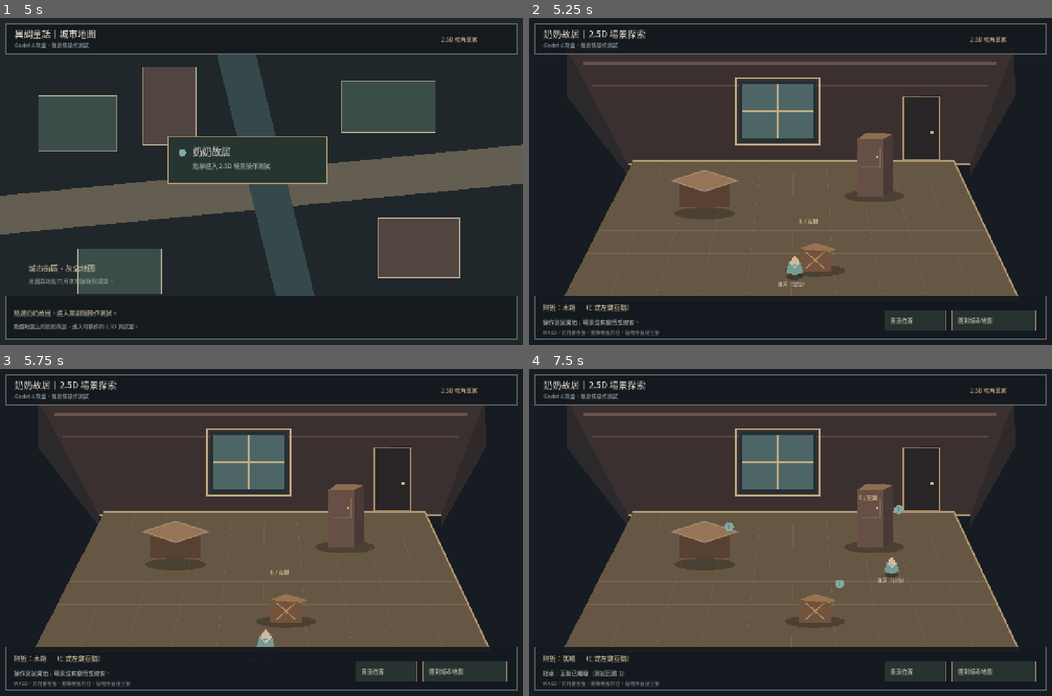
Above: before the commit, frames 1-4 (two rows, left to right).
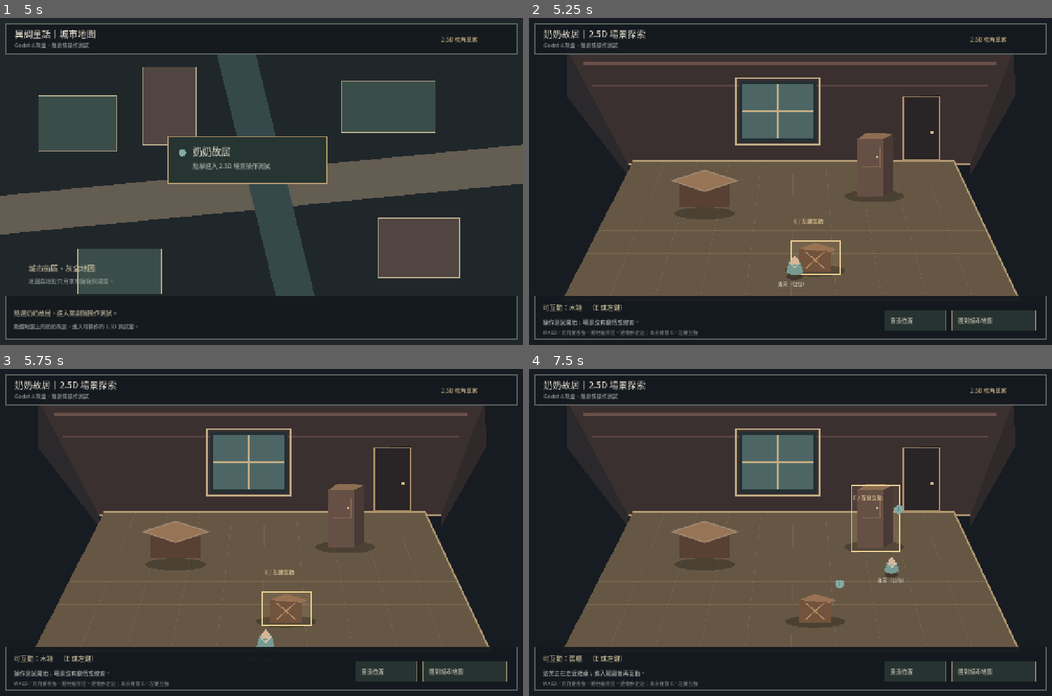
Above: after the commit, the same moments.

Repository: NamamaeMasako/ai-workspace
Game: Godot game, scene res://scenes/GrandmaHouse.tscn
Two runs of this game, one before a commit and one after it. Both use one fixed random seed, a clock stepped at 60 frames per second and the inputs below.
Inputs (mouse positions are in pixels of both pictures, inside the frame that each line leads up to):
- Up to frame 1 (5 s): tap Enter at 0.5, 2, 3.5 s; move the mouse to (376, 165) at 0.52 s; hold D 0.53-1.28 s; tap E every 0.75 s from 0.6 to 4.35 s; click (376, 165) at 0.67 s; tap Space at 1.25, 2.75, 4.25 s; move the mouse to (156, 197) at 1.27 s; hold S 1.28-2.03 s; move the mouse to (313, 109) at 2.02 s; hold D 2.03-2.78 s; move the mouse to (235, 246) at 2.77 s; hold W 2.78-3.53 s; click (235, 246) at 2.92 s; move the mouse to (418, 230) at 3.52 s; hold A from 3.53 s (still down); move the mouse to (104, 132) at 4.27 s
- Up to frame 2 (5.25 s): move the mouse to (816, 181) at 5.02 s; release A at 5.03 s; hold S from 5.03 s (still down); tap E at 5.1 s; click (816, 181) at 5.17 s
- Up to frame 3 (5.75 s): keep holding S
- Up to frame 4 (7.5 s): move the mouse to (712, 450) at 5.77 s; release S at 5.78 s; hold D 5.78-6.53 s; tap E at 5.85, 6.6, 7.35 s; move the mouse to (905, 516) at 6.52 s; hold W 6.53-7.28 s; move the mouse to (685, 548) at 7.27 s; hold D from 7.28 s (still down); click (685, 548) at 7.42 s

Frame 1 is identical in both runs. In frame 2, 0.5% of the frame differs, in the area x 2-60%, y 61-98%; in frame 3, 0.5%; in frame 4, 0.8%, in the area x 2-71%, y 35-98%.

Commit message:
新增近距互動提示與高亮

Diff:
--- a/10_作品與專案/異調童話/03_開發/Godot_場景探索2.5D原型/scripts/GrandmaHouse.gd
+++ b/10_作品與專案/異調童話/03_開發/Godot_場景探索2.5D原型/scripts/GrandmaHouse.gd
@@ -36,6 +36,7 @@
 			"name": "矮桌",
 			"kind": "table",
 			"foot": Vector2(430, 480),
+			"approach_point": Vector2(526, 480),
 			"hit_rect": Rect2(335, 384, 190, 112),
 			"block_rect": Rect2(365, 435, 130, 54),
 			"visits": 0,
@@ -44,6 +45,7 @@
 			"name": "舊櫃",
 			"kind": "cabinet",
 			"foot": Vector2(845, 438),
+			"approach_point": Vector2(931, 438),
 			"hit_rect": Rect2(790, 285, 118, 160),
 			"block_rect": Rect2(812, 408, 66, 38),
 			"visits": 0,
@@ -52,6 +54,7 @@
 			"name": "木箱",
 			"kind": "crate",
 			"foot": Vector2(700, 620),
+			"approach_point": Vector2(700, 530),
 			"hit_rect": Rect2(642, 545, 120, 82),
 			"block_rect": Rect2(660, 595, 82, 34),
 			"visits": 0,
@@ -81,6 +84,9 @@
 		var distance_vector := move_target - player_position
 		if distance_vector.length() < 5.0:
 			move_target = NO_TARGET
+			var nearby := _nearest_prop()
+			if not nearby.is_empty():
+				status_message = "%s 已進入互動範圍，可以按 E 或左鍵互動。" % nearby["name"]
 		else:
 			var old_position := player_position
 			var step: Vector2 = distance_vector.normalized() * min(PLAYER_SPEED * delta, distance_vector.length())
@@ -131,7 +137,12 @@
 
 	var clicked_prop := _prop_at(point)
 	if not clicked_prop.is_empty():
-		_interact(clicked_prop)
+		if _is_prop_in_range(clicked_prop):
+			_interact(clicked_prop)
+		else:
+			move_target = clicked_prop["approach_point"]
+			status_message = "洛芙正在走近%s；進入範圍後再互動。" % clicked_prop["name"]
+			queue_redraw()
 		return
 
 	if Geometry2D.is_point_in_polygon(point, floor_polygon):
@@ -180,16 +191,24 @@
 	return nearest
 
 
+func _is_prop_in_range(prop: Dictionary) -> bool:
+	return player_position.distance_to(prop["foot"]) < INTERACT_DISTANCE
+
+
 func _interact_nearby() -> void:
 	var prop := _nearest_prop()
 	if prop.is_empty():
-		status_message = "先走近一個物件，再按 E。"
+		status_message = "走近物件；看到高亮提示後按 E。"
 	else:
 		_interact(prop)
 	queue_redraw()
 
 
 func _interact(prop: Dictionary) -> void:
+	if not _is_prop_in_range(prop):
+		status_message = "還需要再走近一點才能互動。"
+		queue_redraw()
+		return
 	prop["visits"] += 1
 	status_message = "%s：互動已觸發（測試回饋 %d）" % [prop["name"], prop["visits"]]
 	queue_redraw()
@@ -297,6 +316,9 @@
 	var foot: Vector2 = prop["foot"]
 	var highlighted: bool = _nearest_prop().get("name", "") == prop["name"]
 	var outline := Color("#f0d394") if highlighted else Color("#9e8970")
+	var hit_rect: Rect2 = prop["hit_rect"]
+	if highlighted:
+		draw_rect(hit_rect, Color(0.94, 0.81, 0.52, 0.10), true)
 	draw_ellipse_placeholder(Vector2(foot.x, foot.y - 2.0), Vector2(74, 15), Color(0.02, 0.03, 0.03, 0.28))
 
 	match prop["kind"]:
@@ -342,7 +364,8 @@
 			draw_line(Vector2(foot.x + 23, foot.y - 48), Vector2(foot.x - 23, foot.y - 7), Color("#b18a5e"), 3.0)
 
 	if highlighted:
-		draw_string(ui_font, Vector2(foot.x - 38, foot.y - 118), "E / 左鍵", HORIZONTAL_ALIGNMENT_LEFT, -1, 13, Color("#f2d89e"))
+		draw_rect(hit_rect, Color("#f0d394"), false, 2.5)
+		draw_string(ui_font, Vector2(foot.x - 52, foot.y - 118), "E / 左鍵互動", HORIZONTAL_ALIGNMENT_LEFT, -1, 13, Color("#f2d89e"))
 	if prop["visits"] > 0:
 		draw_circle(Vector2(foot.x + 60, foot.y - 94), 11.0, Color("#83aaa3"))
 		draw_string(ui_font, Vector2(foot.x + 56, foot.y - 90), str(prop["visits"]), HORIZONTAL_ALIGNMENT_LEFT, -1, 11, Color("#14201e"))
@@ -392,12 +415,12 @@
 	draw_rect(Rect2(14, 680, 1252, 106), Color("#59635e"), false, 1.5)
 	if in_room:
 		var nearby := _nearest_prop()
-		var prompt := "附近：%s　（E 或左鍵互動）" % nearby["name"] if not nearby.is_empty() else "附近沒有可調查物件"
+		var prompt := "可互動：%s　（E 或左鍵）" % nearby["name"] if not nearby.is_empty() else "走近物件，進入範圍後會高亮提示"
 		draw_string(ui_font, Vector2(34, 715), prompt, HORIZONTAL_ALIGNMENT_LEFT, 760, 16, Color("#e3d2a9"))
 		draw_string(ui_font, Vector2(34, 750), status_message, HORIZONTAL_ALIGNMENT_LEFT, 790, 14, Color("#c2cbc5"))
 		_draw_button(RESET_BUTTON, "重設位置")
 		_draw_button(MAP_BUTTON, "回到城市地圖")
-		draw_string(ui_font, Vector2(34, 774), "WASD／方向鍵移動・點擊地板前往・點物件直接互動", HORIZONTAL_ALIGNMENT_LEFT, 790, 12, Color("#929d98"))
+		draw_string(ui_font, Vector2(34, 774), "WASD／方向鍵移動・點地板前往・點物件走近；高亮後按 E／左鍵互動", HORIZONTAL_ALIGNMENT_LEFT, 920, 12, Color("#929d98"))
 	else:
 		draw_string(ui_font, Vector2(34, 728), status_message, HORIZONTAL_ALIGNMENT_LEFT, 900, 15, Color("#d2c6a6"))
 		draw_string(ui_font, Vector2(34, 760), "點選地圖上的奶奶故居，進入可操作的 2.5D 測試室。", HORIZONTAL_ALIGNMENT_LEFT, 900, 13, Color("#aeb9b4"))
Not shown, changed: 10_作品與專案/異調童話/03_開發/Godot_場景探索2.5D原型/README.md
